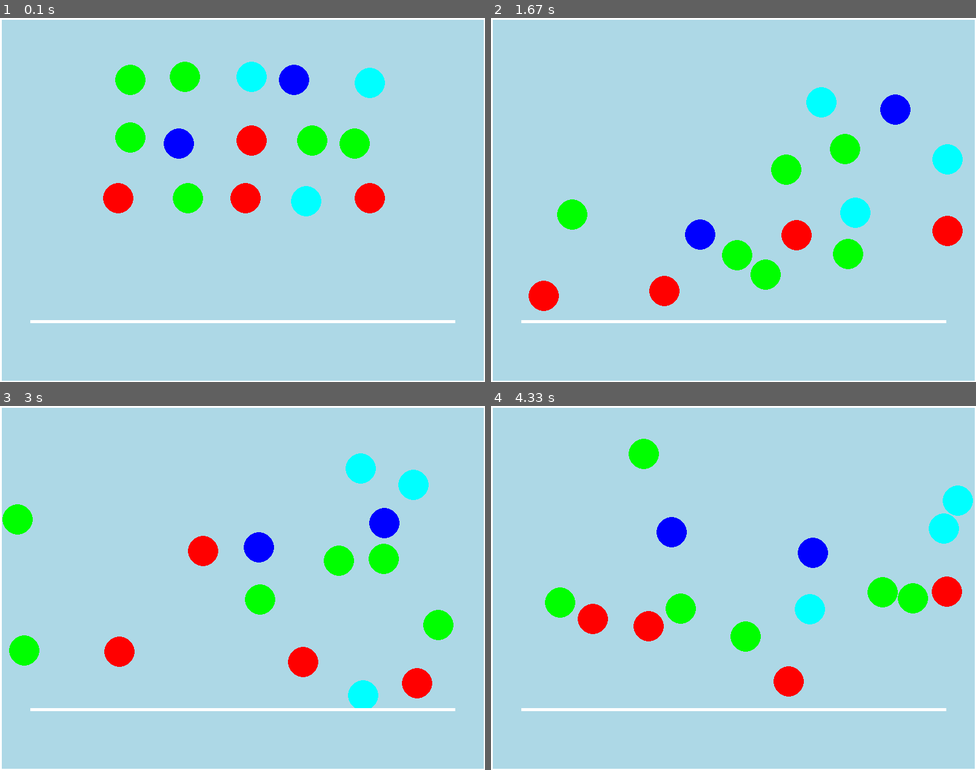
Above: before the commit, frames 1-4 (two rows, left to right).
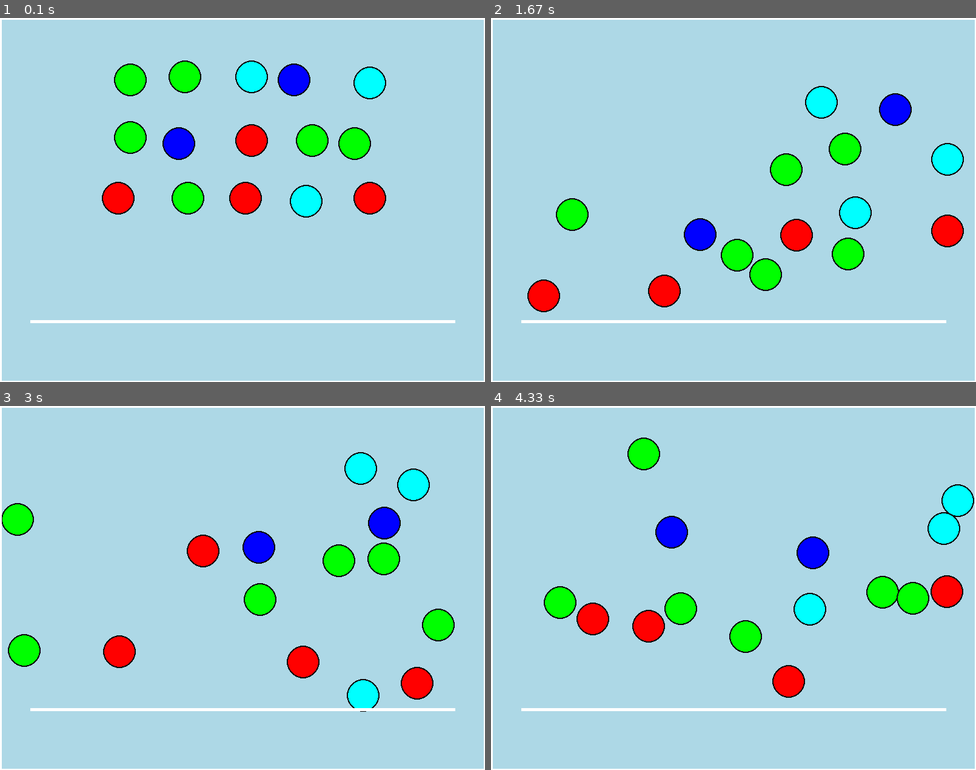
Above: after the commit, the same moments.

Repository: Roi-sysmique/Pygame-Physic-Sim
Game: pygame game, started from main.py
The game is run twice, just before and just after one commit, with the same random seed, the same clock (stepped at 60 frames per second) and the same inputs.
Inputs:
- Up to frame 1 (0.1 s): no input
- Up to frame 2 (1.67 s): no input
- Up to frame 3 (3 s): no input
- Up to frame 4 (4.33 s): no input

The runs differ from the first frame. In frame 1, 1.1% of the frame differs, in the area x 21-80%, y 11-55%; in frame 2, 1.1%; in frame 3, 1.0%; in frame 4, 1.0%.

Commit message:
Added Borders

Diff:
--- a/main.py
+++ b/main.py
@@ -17,11 +17,13 @@
         self.velocity = velocity
         self.acceleration = acceleration
         self.radius = radius
-        self.diameter = self.radius * 2
-        self.image = pygame.Surface((self.diameter, self.diameter)).convert_alpha()
+        self.border_width = 2
+        self.total_radius = self.radius + self.border_width
+        self.diameter = self.total_radius * 2
+        self.image = pygame.Surface((self.diameter, self.diameter), pygame.SRCALPHA)
+        self.rect = self.image.get_rect(center=self.position)
         self.image.fill((0, 0, 0))
         self.image.set_colorkey((0, 0, 0))
-        self.rect = self.image.get_rect(center=self.position)
         self.gravity = Vector2(0, 0.1)
         self.color = color
 
@@ -40,6 +42,7 @@
                     normal_part = self.velocity.project(normal)
                     self.velocity.reflect_ip(normal_part)
 
+    #TODO:Add a coeficient of restitution and friction
     def ball_collisions(self, b: object):
         dist_vec = self.position - b.position
         dist  = dist_vec.length()
@@ -55,7 +58,8 @@
         self.velocity += self.acceleration
         self.position += self.velocity
         self.rect.center = self.position
-        pygame.draw.circle(self.image, self.color, (self.radius, self.radius), self.radius)
+        pygame.draw.circle(self.image, (10, 10, 10), (self.radius + self.border_width, self.radius + self.border_width), self.radius + self.border_width)
+        pygame.draw.circle(self.image, self.color, (self.radius + self.border_width, self.radius + self.border_width), self.radius)
 
 
 
@@ -94,6 +98,7 @@
                 pygame.draw.line(SCREEN, (255, 255, 255), wall[0], wall[1], 5)
                 ball.wall_collisions(Vector2(wall[0]), Vector2(wall[1]))
             for b in balls:
+                # A ball can't collide with itself
                 if ball == b:
                     pass
                 else:
